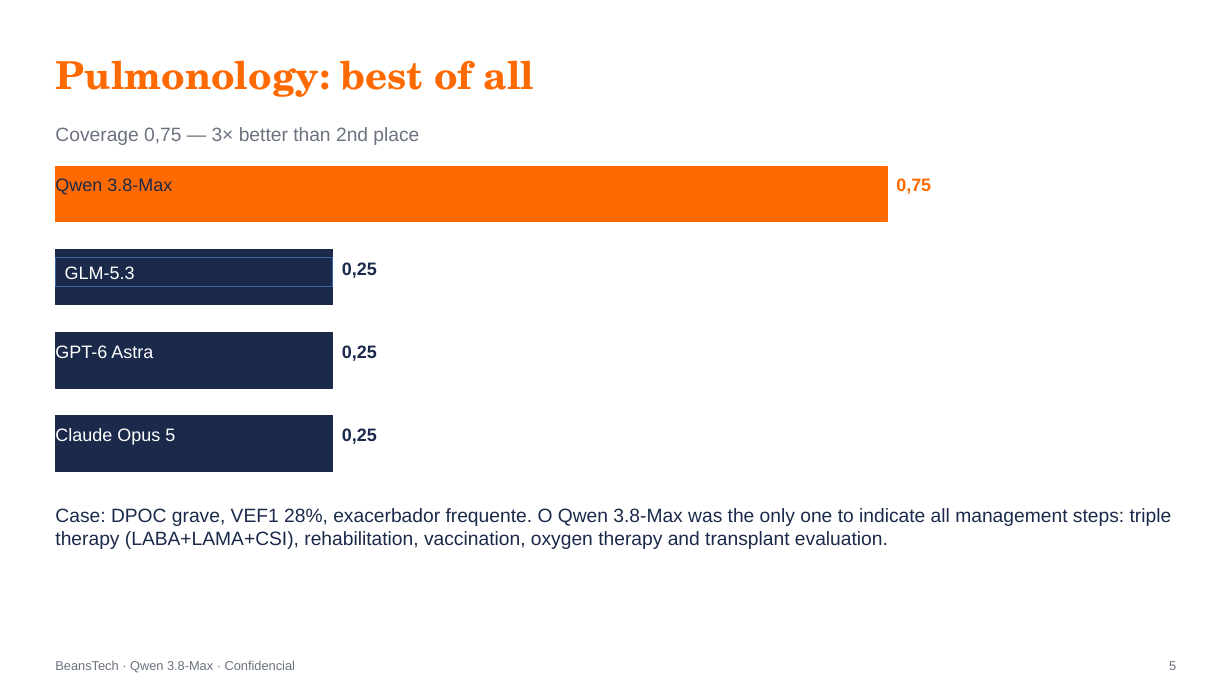
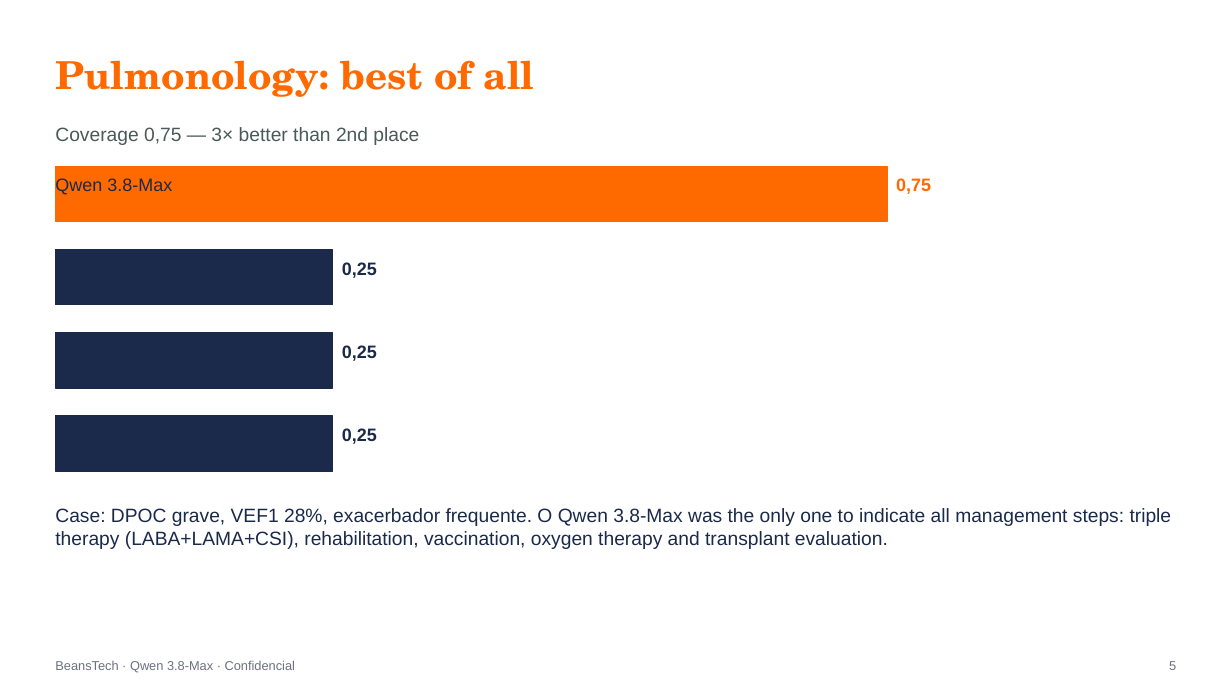
Before and after one commit to beanstechhub/healthtech-infra, a slide deck: slide 5 of apresentacoes/Qwen_Medicina_Eric_EN.pptx. Drawn at 1232x693 pixels with LibreOffice and Linux fonts; fonts in the diff are those of the drawing. Boxes give left, top, right and bottom in pixels: in the first picture for what was removed or moved away, otherwise in the second. Text is boxed around its words. In the diff, an @@ line names an element or a change of style, - is before the commit and + after.

```diff
--- a/apresentacoes/Qwen_Medicina_Eric_EN.pptx
+++ b/apresentacoes/Qwen_Medicina_Eric_EN.pptx
@@ text "Coverage 0,75 — 3× better ..." at box(55, 127, 419, 145): text colour #6B7280 to #4A5A57 @@
@@ rectangle removed at box(55, 257, 333, 287) @@
-GLM-5.3
@@ text removed at box(55, 345, 153, 358) @@
-GPT-6 Astra
@@ text removed at box(55, 428, 175, 445) @@
-Claude Opus 5
```
Also in this commit, not shown: 6 other slides changed, 10 other files.
